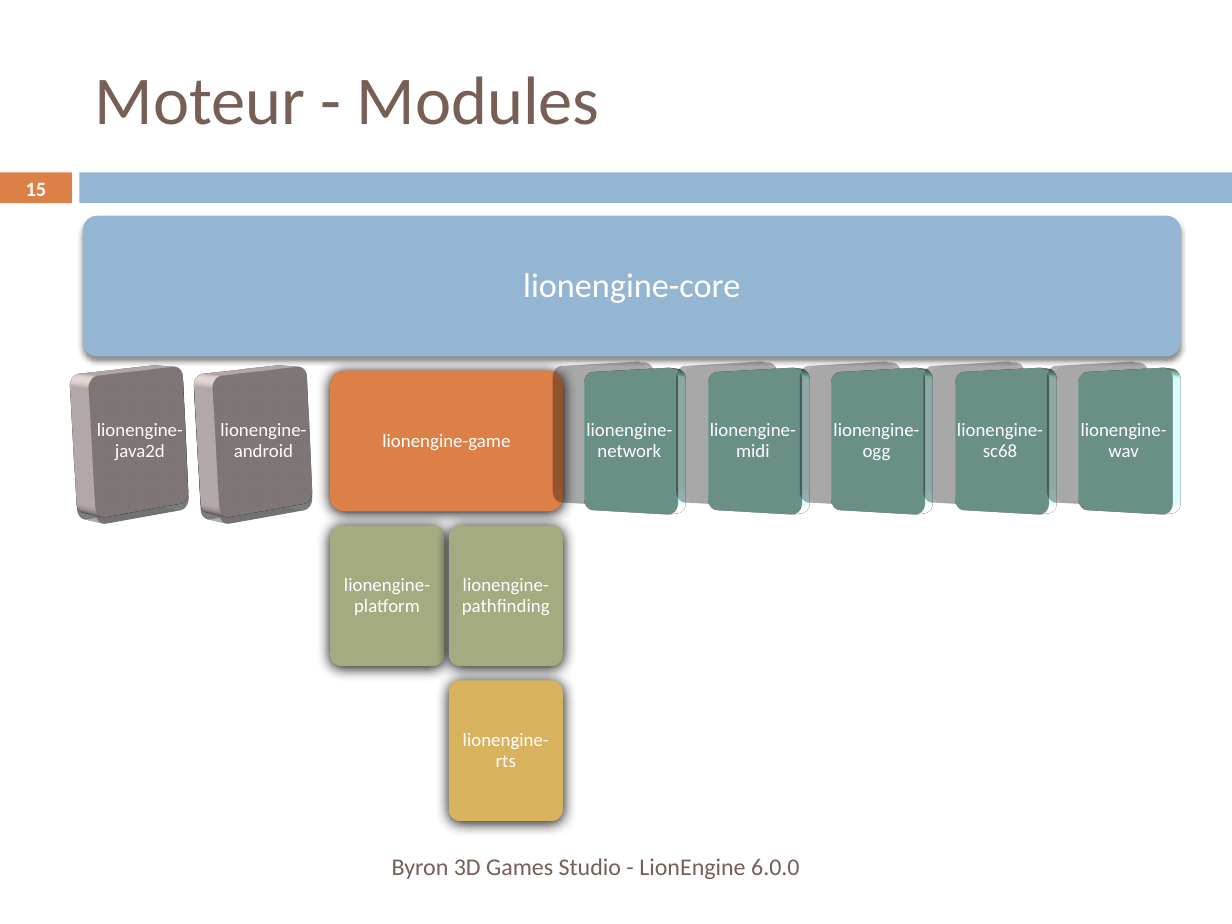
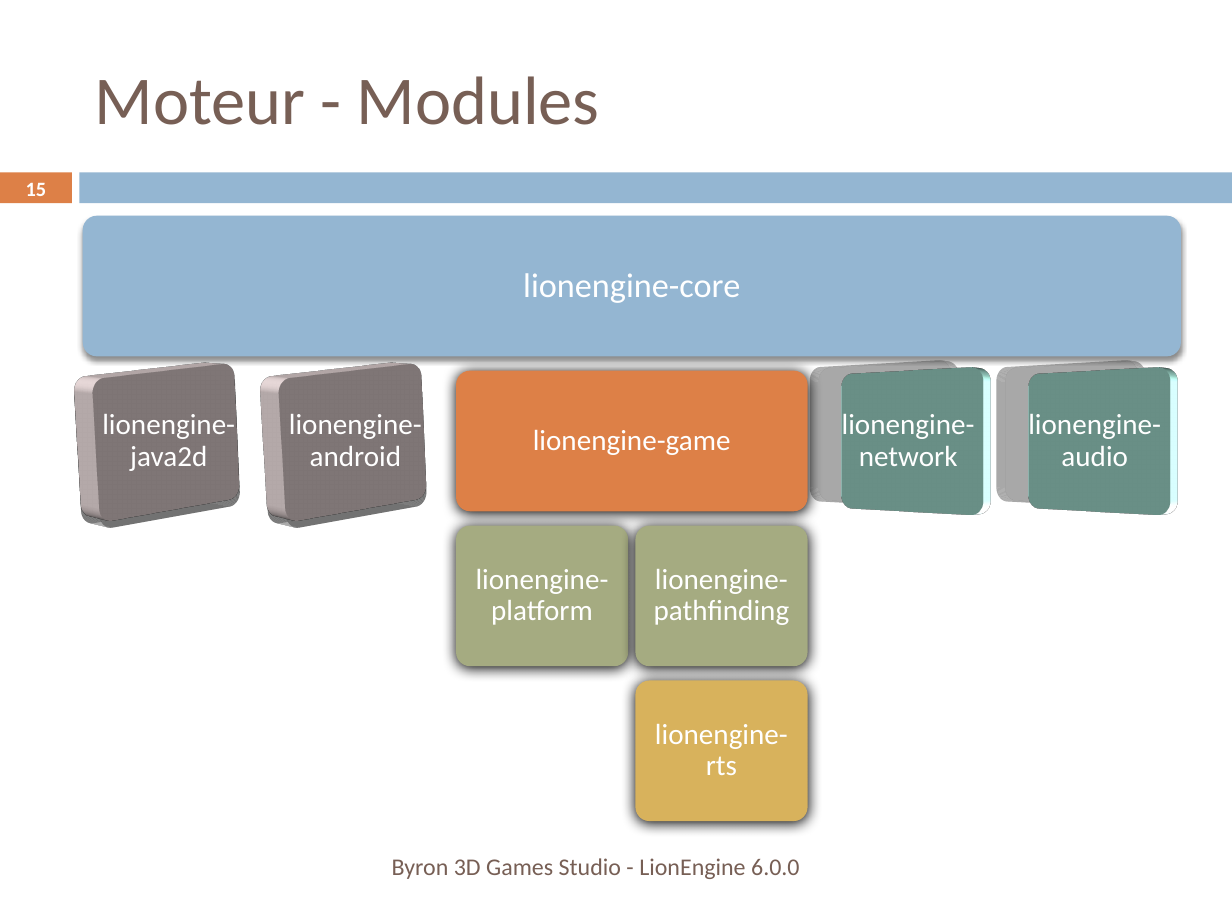
Before and after one commit to b3dgs/lionengine, a slide deck: slide 15 of doc/src/lionengine.pptx. Drawn at 1232x924 pixels with LibreOffice and Linux fonts; fonts in the diff are those of the drawing. Boxes give left, top, right and bottom in pixels: in the first picture for what was removed or moved away, otherwise in the second. Text is boxed around its words. In the diff, an @@ line names an element or a change of style, - is before the commit and + after.

```diff
--- a/doc/src/lionengine.pptx
+++ b/doc/src/lionengine.pptx
@@ rounded rectangle: place and size @@
-rounded rectangle at bbox=[83, 371, 197, 511]
+rounded rectangle at bbox=[83, 371, 255, 511]
@@ rounded rectangle: place and size @@
-rounded rectangle at bbox=[207, 371, 322, 511]
+rounded rectangle at bbox=[270, 371, 442, 511]
@@ text "lionengine-android": place and size @@
-text "lionengine-android" at bbox=[220, 423, 306, 457]
+text "lionengine-android" at bbox=[289, 414, 422, 466]
@@ rounded rectangle: place and size @@
-rounded rectangle at bbox=[330, 371, 563, 511]
+rounded rectangle at bbox=[456, 371, 807, 511]
@@ text "lionengine-game": place and size @@
-text "lionengine-game" at bbox=[382, 434, 510, 450]
+text "lionengine-game" at bbox=[533, 430, 731, 455]
@@ rounded rectangle: place and size @@
-rounded rectangle at bbox=[819, 371, 934, 511]
+rounded rectangle at bbox=[822, 371, 994, 511]
@@ size 11 to 17 pt; more space between paragraphs in 7 elements at bbox=[102, 414, 235, 471], bbox=[289, 414, 422, 466], bbox=[476, 569, 609, 625], bbox=[533, 430, 731, 455], bbox=[654, 569, 790, 625], bbox=[655, 724, 788, 775], bbox=[842, 414, 975, 466] @@
@@ text "lionengine-network": place and size @@
-text "lionengine-network" at bbox=[586, 423, 672, 457]
+text "lionengine-network" at bbox=[842, 414, 975, 466]
@@ rounded rectangle: place and size @@
-rounded rectangle at bbox=[1067, 371, 1181, 511]
+rounded rectangle at bbox=[1009, 371, 1181, 511]
@@ text at bbox=[1028, 414, 1161, 466]: text changed; size 11 to 17 pt @@
-lionengine-wav
+lionengine-audio
@@ group removed at bbox=[573, 371, 1058, 511]: 3 rounded rectangles, 3 texts @@
-lionengine-midi
-lionengine-ogg
-lionengine-sc68
@@ rounded rectangle: place and size @@
-rounded rectangle at bbox=[448, 526, 563, 667]
+rounded rectangle at bbox=[456, 526, 628, 667]
@@ text "lionengine-platform": place and size @@
-text "lionengine-platform" at bbox=[344, 578, 430, 615]
+text "lionengine-platform" at bbox=[476, 569, 609, 625]
@@ rounded rectangle: place and size @@
-rounded rectangle at bbox=[330, 526, 445, 667]
+rounded rectangle at bbox=[636, 526, 808, 667]
@@ text "lionengine-pathfinding": place and size @@
-text "lionengine-pathfinding" at bbox=[462, 578, 550, 615]
+text "lionengine-pathfinding" at bbox=[654, 569, 790, 625]
@@ rounded rectangle: place and size @@
-rounded rectangle at bbox=[448, 680, 563, 821]
+rounded rectangle at bbox=[636, 680, 808, 821]
@@ text "lionengine-rts": place and size @@
-text "lionengine-rts" at bbox=[463, 733, 549, 767]
+text "lionengine-rts" at bbox=[655, 724, 788, 775]
```
Also in this commit, not shown: 2 other slides changed, 3 other files.
